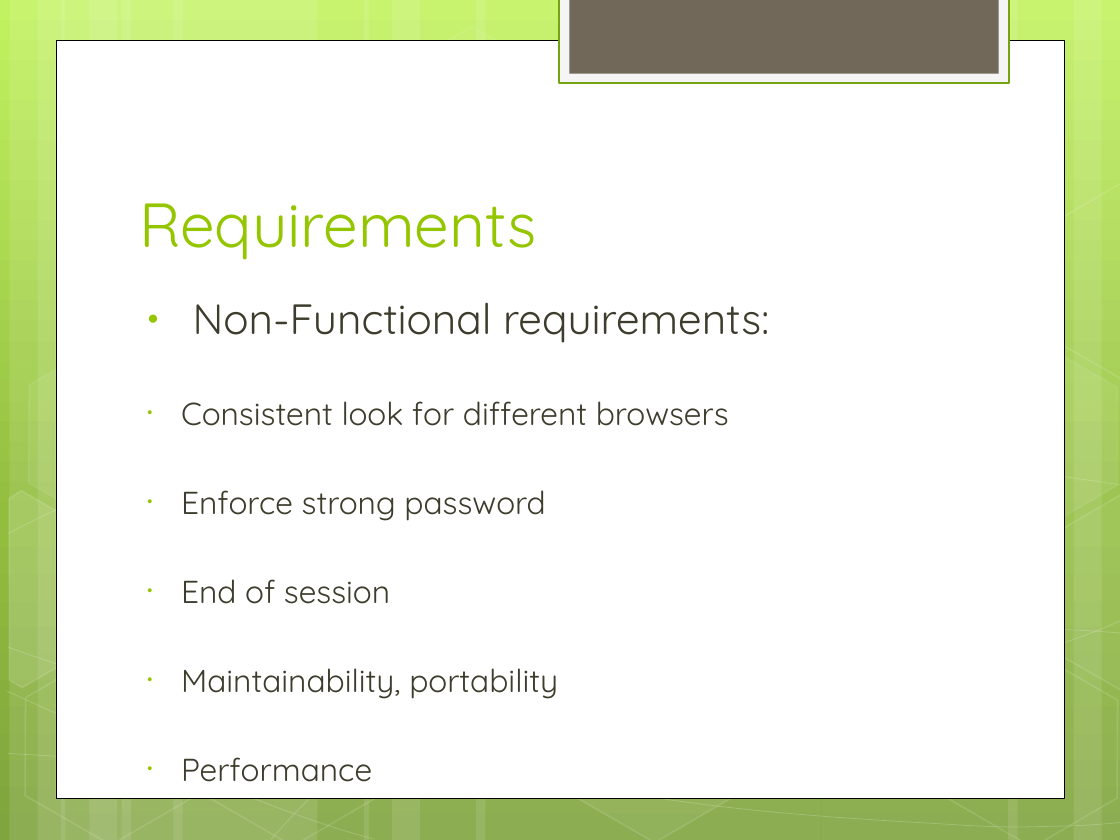
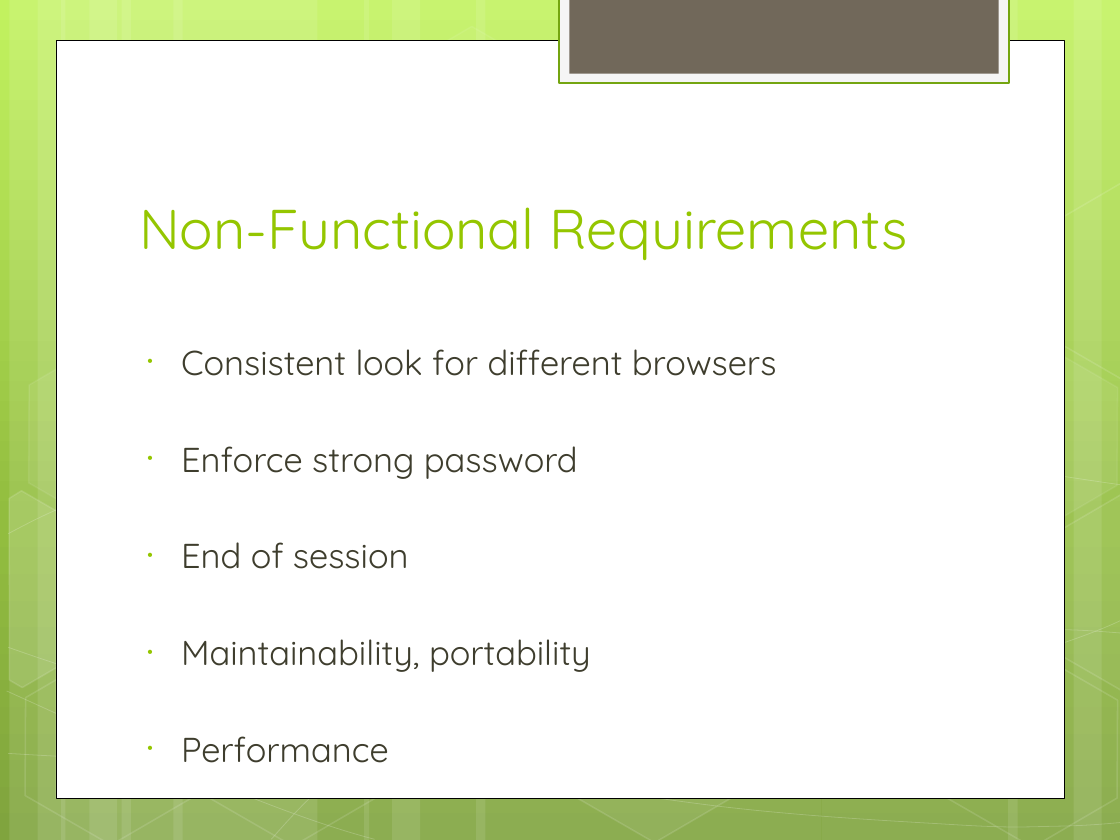
Before and after one commit to hiyenwong/cs679-b1-class-project, a slide deck: slide 16 of deliverables/final/Final Presentation.pptx (slide 18 before the commit). Drawn at 1120x840 pixels with LibreOffice and Linux fonts; fonts in the diff are those of the drawing. Boxes give left, top, right and bottom in pixels: in the first picture for what was removed or moved away, otherwise in the second. Text is boxed around its words. In the diff, an @@ line names an element or a change of style, - is before the commit and + after.

```diff
--- a/deliverables/final/Final Presentation.pptx
+++ b/deliverables/final/Final Presentation.pptx
@@ title at (139,207,908,260): text changed; size 40 to 36 pt @@
-Requirements
+Non-Functional Requirements
@@ text "Consistent look for different browsers" at (181,349,776,672): size 20.4 to 22.2 pt @@
@@ text at (193,302,769,343): paragraph removed @@
-● Non-Functional requirements:
```
Also in this commit, not shown: 13 other slides changed, 6 slides added, 2 slides removed.
